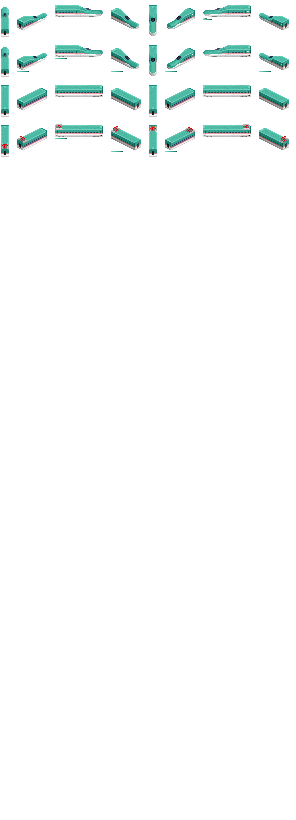
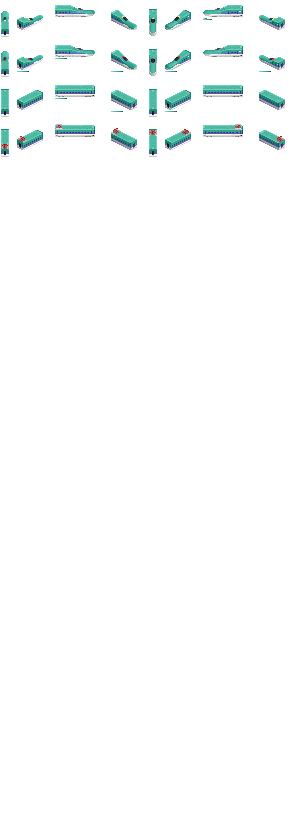
Layered file, before and after one edit (w=296, h=820). Changes by layer:
hid group "12" (15 layers) over [1, 5, 289, 154]
showed "Lights 10" over [4, 8, 274, 61]
showed "Livery H5 10" over [1, 13, 285, 154]
showed "Sprites 10", painted on it over [1, 5, 285, 154]
showed "Background 10" over [1, 5, 289, 154]
